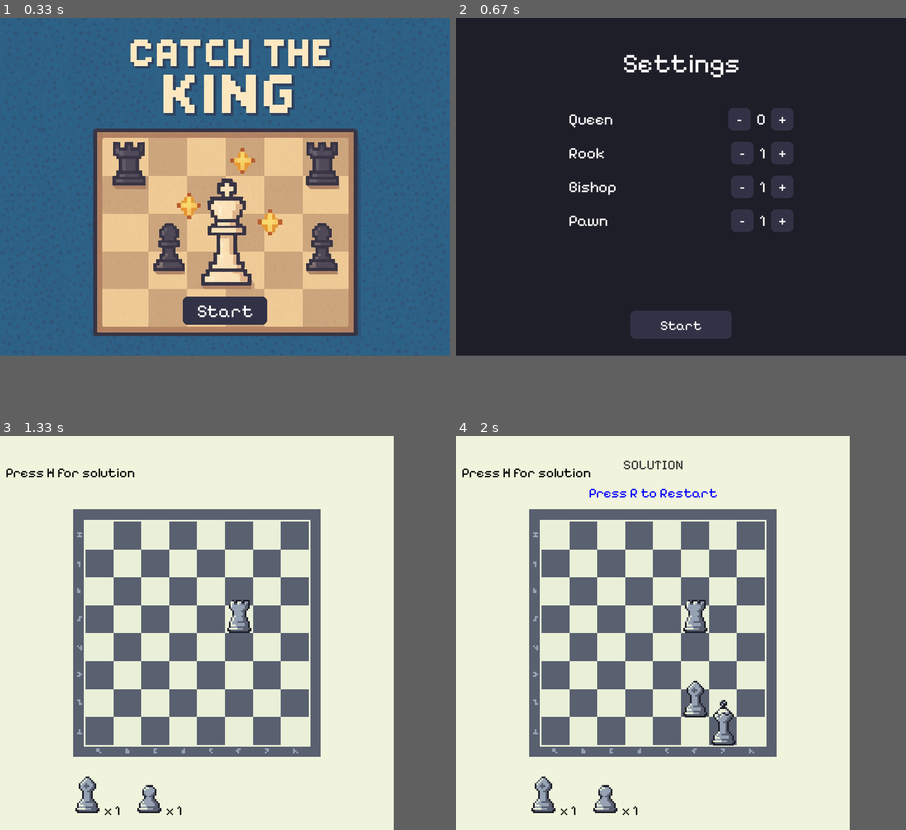
Above: before the commit, frames 1-4 (two rows, left to right).
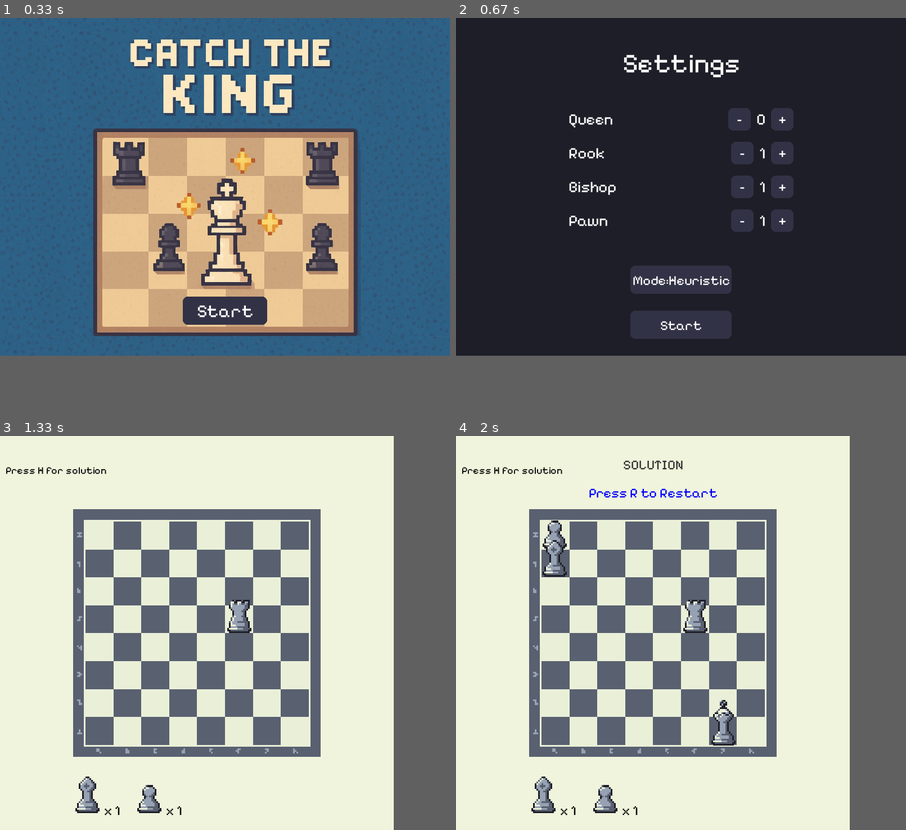
Above: after the commit, the same moments.

Repository: mihiniboteju/catch-the-king
Game: pygame game, started from Front/game_menu.py
Same seed, same stepped clock (60 frames per second), same inputs: the game is played once before the commit and once after it.
Inputs (mouse positions are in pixels of both pictures, inside the frame that each line leads up to):
- Up to frame 1 (0.33 s): no input
- Up to frame 2 (0.67 s): press the mouse at (681, 309) at 0.37 s; move the mouse to (609, 222) at 0.47 s; release the mouse at (541, 136) at 0.6 s
- Up to frame 3 (1.33 s): press the mouse at (225, 727) at 0.7 s; move the mouse to (252, 680) at 0.8 s; release the mouse at (279, 633) at 0.93 s; press the mouse at (27, 786) at 1.03 s; move the mouse to (135, 696) at 1.13 s; release the mouse at (243, 605) at 1.27 s
- Up to frame 4 (2 s): hold H 1.33-1.8 s

Frame 1 is identical in both runs. In frame 2, 1.6% of the frame differs, in the area x 38-62%, y 62-70%; in frame 3, 0.4%; in frame 4, 1.0%.

Commit message:
Add A* mode toggle and threat UI to game

Diff:
--- a/Front/game_main.py
+++ b/Front/game_main.py
@@ -6,8 +6,8 @@
 # Import backend functionality
 sys.path.append(os.path.join(os.path.dirname(__file__), '..', 'Back'))
 from gamestate import GameState
-from checkmate import checkmate
-from solver import can_still_win, find_remaining_solution, find_complete_solution
+import checkmate as checkmate_mod
+import solver as solver_mod
 import random
 import chessgame
 
@@ -226,9 +226,15 @@
 class GameScene():
     placed_positions = set()  # moved here so Piece.snap_to_grid works
 
-    def __init__(self, settings, game):
+    def __init__(self, settings, game, use_astar=False):
+        """
+        settings: dict of frontend piece names -> counts
+        game: parent application object (optional)
+        use_astar: if True, prefer A* implementations for checkmate/solver if available
+        """
         self.settings = settings
         self.game = game  # Add the game reference
+        self.use_astar = use_astar
         self.pieces = pygame.sprite.Group()
 
         # Initialize backend game state
@@ -253,7 +259,10 @@
 
         # UI elements
         self.font = pygame.font.Font(FONT, 24)  # Main game status font
-        self.small_font = pygame.font.Font(FONT, 24)
+        self.small_font = pygame.font.Font(FONT, 18)
+
+        # threat level (0-100). updated by update_threat_level()
+        self.threat_level = 0
 
         # spawn stock icons with counts from settings
         x_offset = 20
@@ -265,18 +274,17 @@
                 x_offset += CELL_SIZE + 60
 
     def update_backend_state(self, piece_name, row, col):
-        """Update the backend game state when a piece is placed"""
-        if piece_name in PIECE_MAPPING:
-            backend_piece = PIECE_MAPPING[piece_name]
-            self.game_state.board[row][col] = backend_piece
-            self.game_state.remaining_pieces[backend_piece] -= 1
-            chessgame.display_board(self.game_state.board, hide_king=True)
-            # Check win conditions
-            self.check_win_conditions(row, col)
-
+        #  """Update the backend game state when a piece is placed"""
+         if piece_name in PIECE_MAPPING:
+             backend_piece = PIECE_MAPPING[piece_name]
+             self.game_state.board[row][col] = backend_piece
+             self.game_state.remaining_pieces[backend_piece] -= 1
+             chessgame.display_board(self.game_state.board, hide_king=True)
+             # Check win conditions
+             self.check_win_conditions(row, col)
 
     def check_win_conditions(self, row, col):
-        """Check if the game is won after placing a piece"""
+        # """Check if the game is won after placing a piece"""
         # Check if king was found
         if (row, col) == self.king_pos:
             self.game_won = True
@@ -286,7 +294,25 @@
 
         # Check for checkmate
         board_str = self.board_to_string()
-        if checkmate(board_str):
+        # Prefer A* checkmate if requested and available
+        if self.use_astar and hasattr(checkmate_mod, "checkmate_astar"):
+            result = checkmate_mod.checkmate_astar(board_str)
+            if isinstance(result, tuple):
+                in_check, threat = result[0], result[1]
+            else:
+                in_check = bool(result)
+                threat = 0
+        else:
+            in_check = checkmate_mod.checkmate(board_str)
+            threat = 0
+
+        # store latest threat level for UI
+        try:
+            self.threat_level = int(max(0, min(100, threat)))
+        except Exception:
+            self.threat_level = 0
+
+        if in_check:
             self.game_won = True
             self.game_over = True
             self.show_king = True
@@ -307,14 +333,27 @@
         test_board[king_row][king_col] = 'K'
         return '\n'.join(' '.join(row) for row in test_board)
 
+    def update_threat_level(self):
+        """Recompute threat level for UI (0-100). Calls checkmate_astar if available."""
+        board_str = self.board_to_string()
+        lamb ,threat = checkmate_mod.checkmate_astar(board_str)
+        self.threat_level = threat
+
     def can_still_win(self):
         """Check if it's still possible to win with remaining pieces"""
-        return can_still_win(self.game_state.board, self.game_state.remaining_pieces, self.king_pos)
+        # Prefer A* solver variant if requested and available, otherwise fallback
+        if self.use_astar:
+            return solver_mod.can_still_win(self.game_state.board, self.game_state.remaining_pieces, self.king_pos, 'astar')
+        else:
+            return solver_mod.can_still_win(self.game_state.board, self.game_state.remaining_pieces, self.king_pos, 'none')
 
     def show_solution(self):
         """Display the complete solution on the board"""
-        # Get the complete solution - note the parameter order: (king_pos, available_pieces, board_size)
-        solution = find_complete_solution(self.king_pos, self.game_state.remaining_pieces, BOARD_SIZE)
+        # Get the complete solution - prefer A* variant if requested and available
+        if self.use_astar:
+            solution = solver_mod.find_complete_solution(self.king_pos, self.game_state.remaining_pieces, BOARD_SIZE, 'astar')
+        else:
+            solution = solver_mod.find_complete_solution(self.king_pos, self.game_state.remaining_pieces, BOARD_SIZE, 'none')
         print(self.game_state.remaining_pieces)
 
         if solution:
@@ -455,8 +494,35 @@
             for piece in self.pieces:
                 piece.draw(screen)
 
-            # Draw game status
+            # Update threat level for UI (cheap; can be throttled if needed)
+
+
+            # Draw game status and threat UI
             self.draw_game_status(screen)
+
+            # --- Threat UI (top-right) ---
+            if (self.use_astar):
+                self.update_threat_level()
+                threat_text = self.small_font.render(f"Threat: {self.threat_level}", True, (0, 0, 0))
+                text_pos = (SCREEN_W - 160, 10)
+                screen.blit(threat_text, text_pos)
+
+                # draw threat bar background
+                bar_x, bar_y = SCREEN_W - 160, 36
+                bar_w, bar_h = 140, 14
+                pygame.draw.rect(screen, (60, 60, 60), (bar_x, bar_y, bar_w, bar_h), border_radius=6)
+                # fill proportionally (0..100)
+                fill_w = int((self.threat_level / 100.0) * bar_w)
+                if fill_w > 0:
+                    # color gradient from green->yellow->red
+                    if self.threat_level < 50:
+                        color = (180, 220, 60)  # greenish
+                    elif self.threat_level < 80:
+                        color = (240, 200, 50)  # yellowish
+                    else:
+                        color = (220, 80, 60)   # red
+                    pygame.draw.rect(screen, color, (bar_x + 1, bar_y + 1, max(0, fill_w - 2), bar_h - 2), border_radius=6)
+
 
             pygame.display.flip()
             clock.tick(60)
--- a/Front/game_menu.py
+++ b/Front/game_menu.py
@@ -48,6 +48,7 @@
             if event.button == 1:
                 BUTTON_SFX.play()
                 self.callback()
+
 
 # --- Scene Base ---
 class Scene:
@@ -111,8 +112,10 @@
         self.font_btn = pygame.font.Font(FONT_NAME, 24)
         self.counts = [piece["min"] for piece in self.PIECES]
         self.buttons = []
+        self.toggle_value = False
         self.create_piece_buttons()
         # Start button
+
         btn_w, btn_h = 180, 50
         btn_x = (WIDTH - btn_w) // 2
         btn_y = HEIGHT - 80
@@ -121,6 +124,12 @@
             text="Start",
             font=self.font_btn,
             callback=self.start_game
+        )
+        self.toggle_button = Button(
+            rect=(btn_x, btn_y - 80, btn_w, btn_h),
+            text="Mode:Heuristic",
+            font=self.font_btn,
+            callback=self.toggle_mode
         )
 
     def create_piece_buttons(self):
@@ -157,7 +166,11 @@
 
     def start_game(self):
         settings = {piece["name"]: self.counts[i] for i, piece in enumerate(self.PIECES)}
-        self.game.change_scene(GameScene(settings, self.game))
+        self.game.change_scene(GameScene(settings, self.game, self.toggle_value))
+
+    def toggle_mode(self):
+        self.toggle_value = not self.toggle_value
+        self.toggle_button.text = "Mode: A*" if self.toggle_value else "Mode: Heuristic"
 
     def handle_event(self, event):
         for minus_btn, plus_btn in self.buttons:
@@ -166,6 +179,7 @@
             if plus_btn:
                 plus_btn.handle_event(event)
         self.start_button.handle_event(event)
+        self.toggle_button.handle_event(event)
         if event.type == pygame.KEYDOWN and event.key == pygame.K_ESCAPE:
             self.game.running = False
 
@@ -215,6 +229,7 @@
                 plus_btn.rect.topleft = (x, y)
                 plus_btn.draw(surface)
         # Start button
+        self.toggle_button.draw(surface)
         self.start_button.draw(surface)
 
 # --- Game Scene ---
